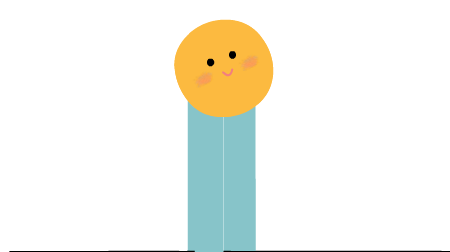
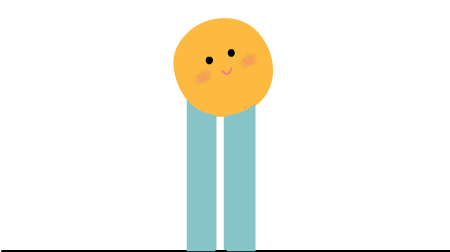
Revision of a layered 450x252 image; what changed, layer by layer:
showed "exit", moved it above "yawning", painted on it over [left=1, top=18, right=450, bottom=252]
hid "yawning" over [left=9, top=20, right=450, bottom=252]
hid "idle blink" over [left=174, top=19, right=435, bottom=252]
showed "idle" over [left=174, top=19, right=435, bottom=252]
